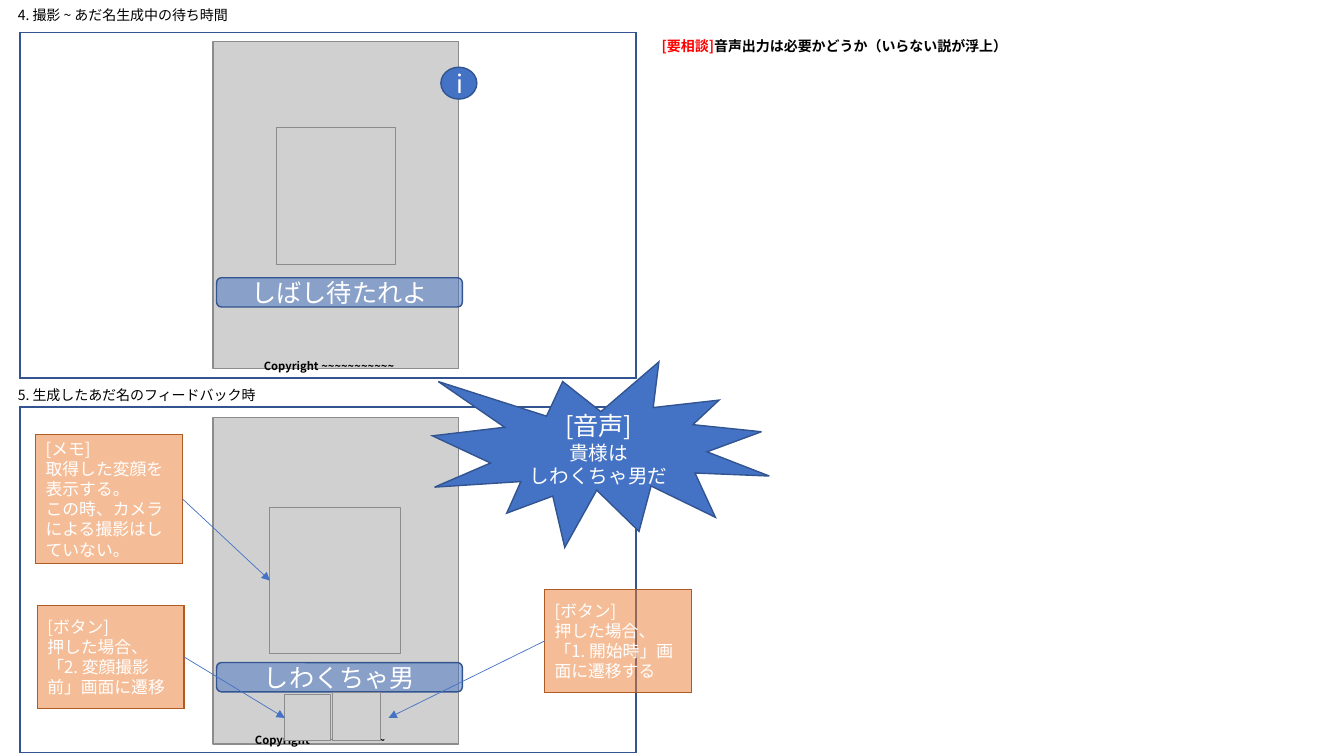
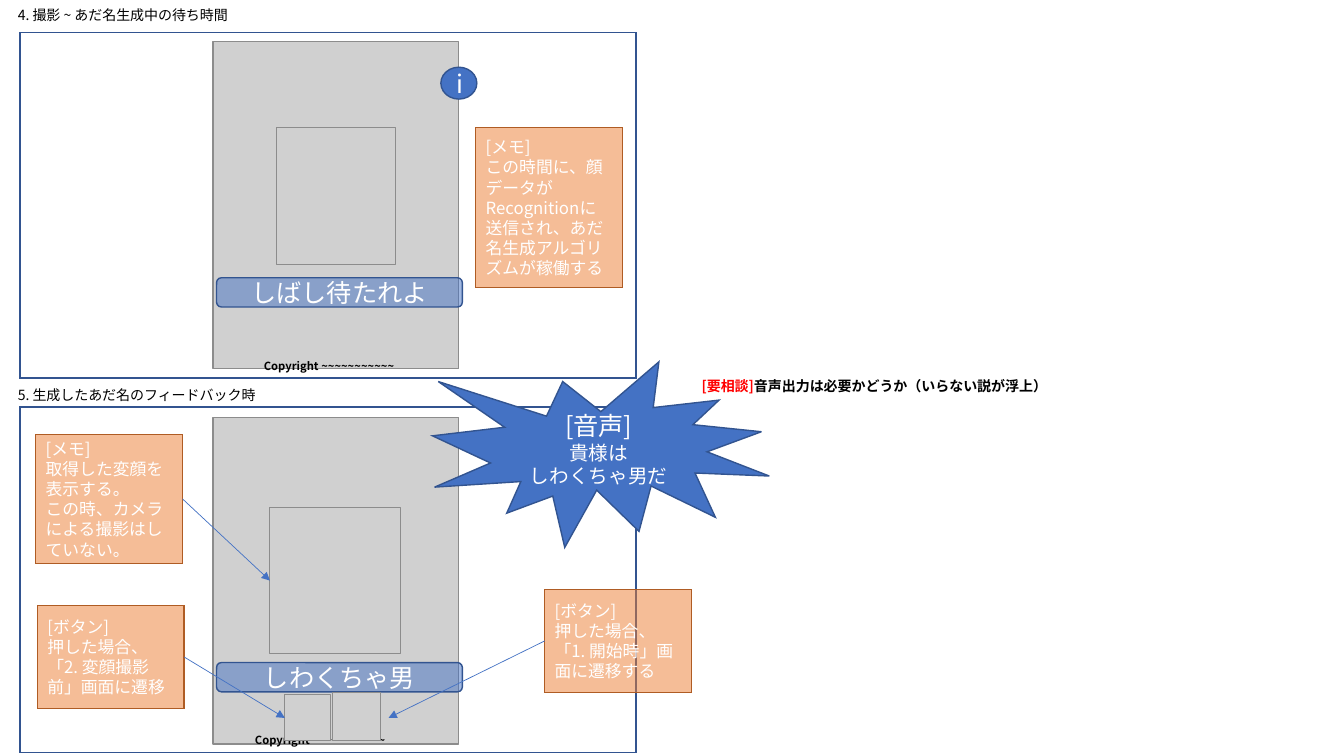
Before and after one commit to RifujinHat/Documents, a slide deck: slide 5 of UI関連/UI_20210904.pptx. Drawn at 1344x756 pixels with LibreOffice and Linux fonts; fonts in the diff are those of the drawing; grey boxes stand for pictures. Boxes give left, top, right and bottom in pixels: in the first picture for what was removed or moved away, otherwise in the second. Text is boxed around its words. In the diff, an @@ line names an element or a change of style, - is before the commit and + after.

```diff
--- a/UI関連/UI_20210904.pptx
+++ b/UI関連/UI_20210904.pptx
@@ rectangle added at (476, 128, 623, 288), fill #ED7D31 at 50% opacity, outline #AF5C24 1 pt, 12 pt, text #FFFFFF @@
+[メモ]
+この時間に、顔データがRecognitionに送信され、あだ名生成アルゴリズムが稼働する
@@ text "[要相談]音声出力は必要かどうか（いらない説が浮上）": place and size @@
-text "[要相談]音声出力は必要かどうか（いらない説が浮上）" at (662, 39, 1007, 54)
+text "[要相談]音声出力は必要かどうか（いらない説が浮上）" at (702, 379, 1047, 394)
```
Also in this commit, not shown: 2 other slides changed.
